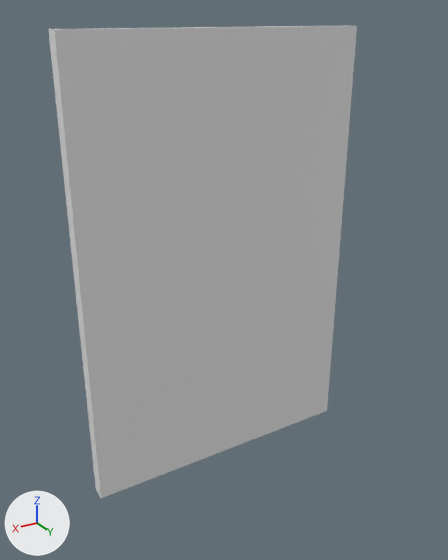
What one commit did to the FBX model Assets/Mesh/brick_5m_00.fbx.
One viewpoint serves both versions: a 50 mm camera at (2.0, 3.41, 1.57) aimed at (0.12, 0.27, 0.01). Every picture has the same lights, and +X, +Y and +Z are marked at lower left. Where no turn or scale is listed for an object, it has been applied to the vertices.

Script lines for the objects in view, before the commit:
```python
me_mesh = bpy.data.meshes.new('Mesh')
me_mesh.from_pydata(...)  # a box spanning x -1.0..1.0, y 0.0..0.1, z -1.5..1.5
ob_brick_5m_00 = bpy.data.objects.new('brick_5m_00', me_mesh)
ob_brick_5m_00.location = (0.0, 0.0, 0.0)
```
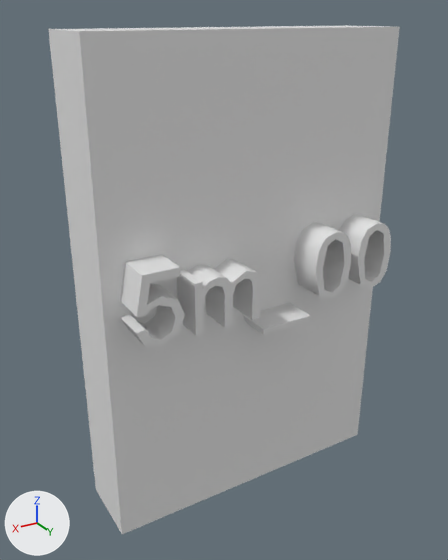
What changed in the scene script:
```text
Change me_mesh:
    used by ob_brick_5m_00; location = (0.0, 0.0, 0.0)
    remove me_mesh.from_pydata(...)  # 8 vertices, 6 faces; spans x -1.0..1.0, y 0.0..0.1, z -1.5..1.5
    add me_mesh.from_pydata(...)  # 200 vertices, 384 faces; spans x -1.0..1.0, y 0.0..0.69, z -1.5..1.5
    me_mesh part 1: a new loose piece, a box spanning x -0.263..0.093, y 0.408..0.694, z -0.203..-0.164
    me_mesh part 2: a new loose piece, a torus around y (ring radius 0.16, tube radius 0.15) spanning x -0.57..-0.28, y 0.41..0.69, z -0.09..0.36
    me_mesh part 3: a new loose piece, a torus around y (ring radius 0.16, tube radius 0.15) spanning x -0.9..-0.62, y 0.41..0.69, z -0.09..0.36
    me_mesh part 4: a new loose piece of 56 vertices spanning x 0.12..0.55, y 0.41..0.69, z -0.08..0.24
    me_mesh part 5: a new loose piece of 44 vertices spanning x 0.62..0.91, y 0.41..0.69, z -0.09..0.35
    me_mesh part 6
    6 faces are deleted
    4 vertices are added at (1.0, 0.48, -1.5), (-1.0, 0.48, -1.5), (-1.0, 0.48, 1.5), (1.0, 0.48, 1.5)
    20 new faces join them
```

Location of each change, (x1, y1, x2, y2) in pixels of the pictures (448 x 560 px):
'brick_5m_00', reshaped (14% wider, 8% taller)
    before: (48, 25, 357, 498)
    after: (48, 25, 400, 534)
part 1 of me_mesh, added
    after: (244, 303, 310, 335)
part 2 of me_mesh, added
    after: (294, 223, 351, 299)
part 3 of me_mesh, added
    after: (339, 215, 391, 288)
part 4 of me_mesh, added
    after: (177, 259, 261, 336)
part 5 of me_mesh, added
    after: (120, 255, 185, 347)
part 6 of me_mesh, built on
    before: (52, 25, 357, 498)
    after: (52, 25, 400, 534)
